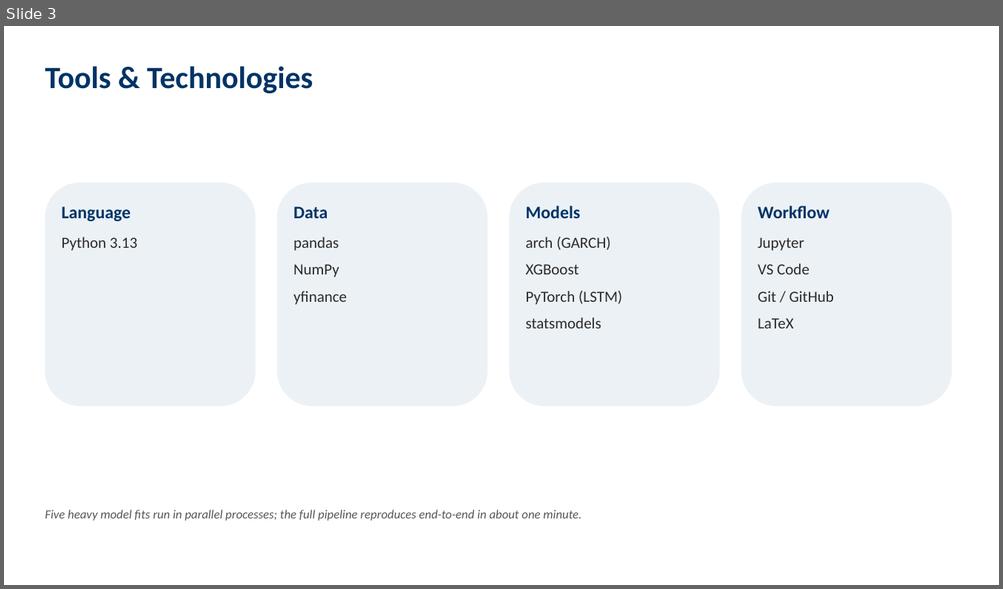
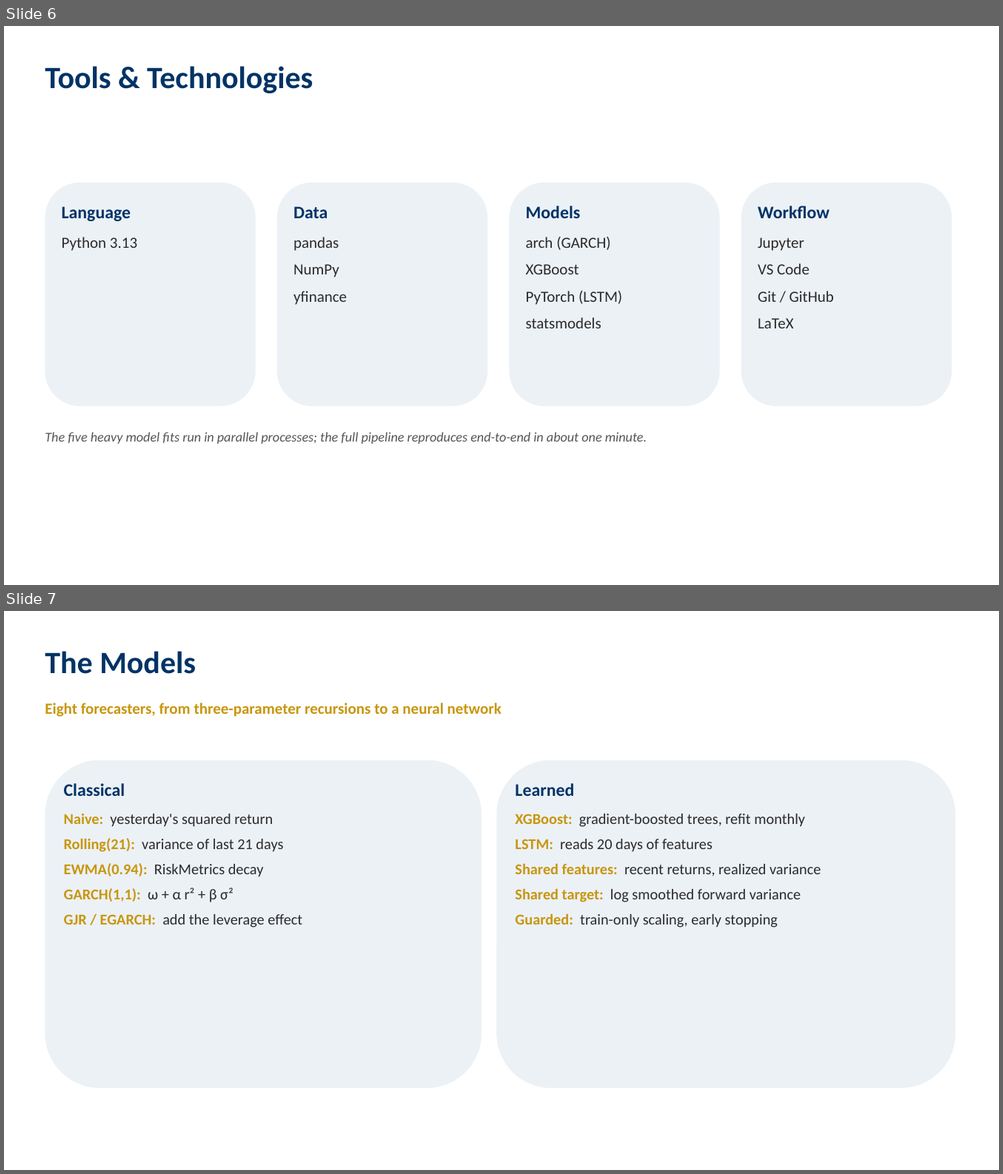
Before and after one commit to iitgF/T9, a slide deck: Project_Video_Presentation.pptx. Shown one above the other, each under a label of ours: slide 3 before the commit, slides 6 and 7 after it. The pictures are 1003x589 and 1003x1174 pixels, drawn with LibreOffice and Linux fonts; fonts in the diff are those of the drawing. Boxes give left, top, right and bottom in pixels: in the first picture for what was removed or moved away, otherwise in the second. Text is boxed around its words. In the diff, an @@ line names an element or a change of style, - is before the commit and + after.

```diff
--- a/Project_Video_Presentation.pptx
+++ b/Project_Video_Presentation.pptx
@@ slide 7 added at <box>4,611,999,1170</box>, background #FFFFFF @@
@@ text added at <box>45,651,196,674</box>, 30 pt, text #003366, bold @@
+The Models
@@ text added at <box>45,703,501,717</box>, 15 pt, text #C8960C, bold @@
+Eight forecasters, from three-parameter recursions to a neural network
@@ rounded rectangle added at <box>45,760,481,1088</box>, fill #ECF1F6 @@
@@ rounded rectangle added at <box>496,760,956,1088</box>, fill #ECF1F6 @@
@@ text added at <box>64,783,302,928</box>, 14.5 pt, text #2B2B2B @@
+Classical
+Naive: yesterday's squared return
+Rolling(21): variance of last 21 days
+EWMA(0.94): RiskMetrics decay
+GARCH(1,1): ω + α r² + β σ²
+GJR / EGARCH: add the leverage effect
@@ text added at <box>515,783,820,928</box>, 14.5 pt, text #2B2B2B @@
+Learned
+XGBoost: gradient-boosted trees, refit monthly
+LSTM: reads 20 days of features
+Shared features: recent returns, realized variance
+Shared target: log smoothed forward variance
+Guarded: train-only scaling, early stopping
@@ what was slide 3 is now slide 6 @@
@@ slide 6 changed as well @@
@@ text at <box>45,432,646,444</box>: text changed; size 12 to 13 pt @@
-Five heavy model fits run in parallel processes; the full pipeline reproduces end-to-end in about one minute.
+The five heavy model fits run in parallel processes; the full pipeline reproduces end-to-end in about one minute.
```
Also in this commit, not shown: 5 other slides changed, 5 other slides added, 2 slides removed, 1 other file.
